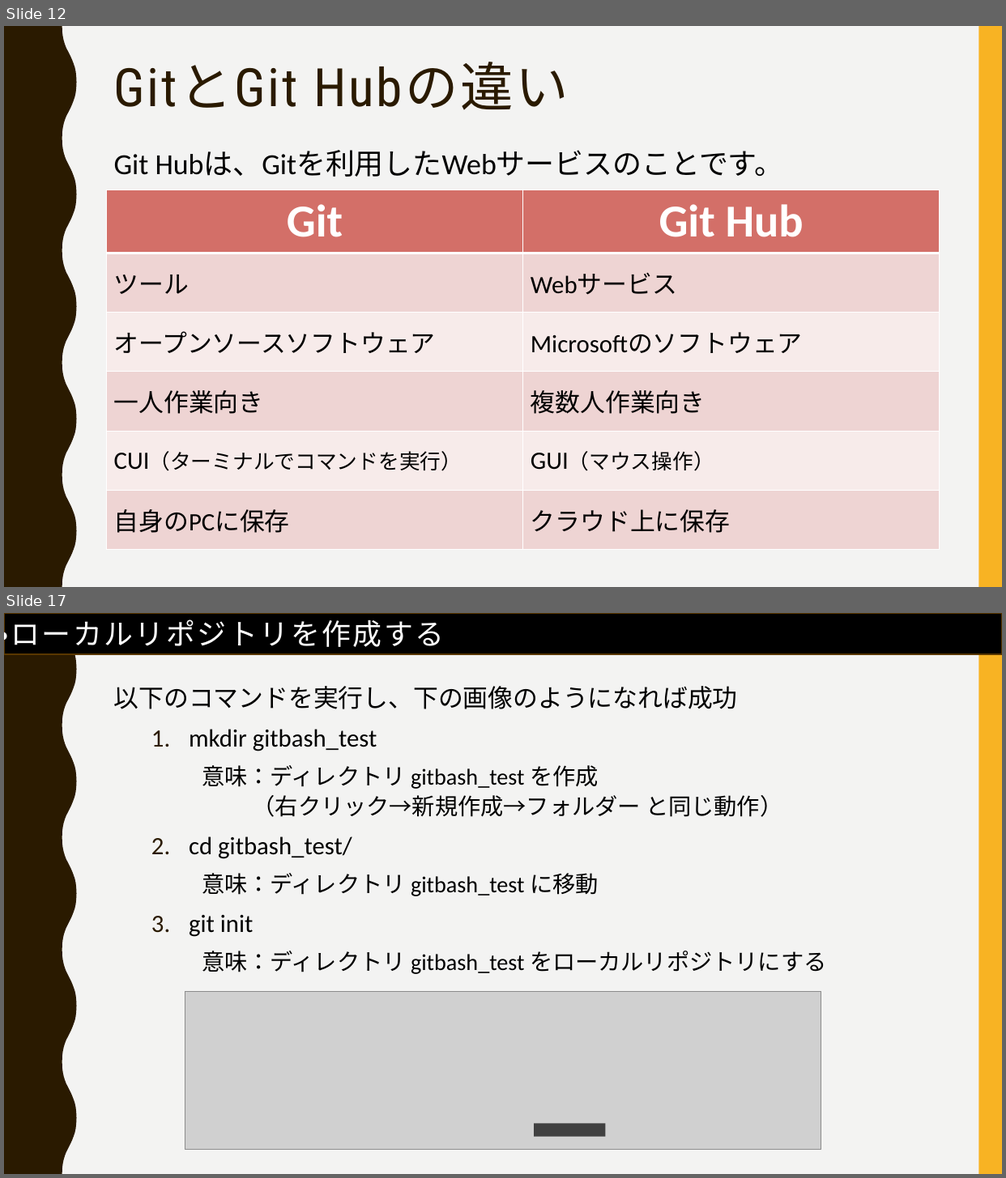
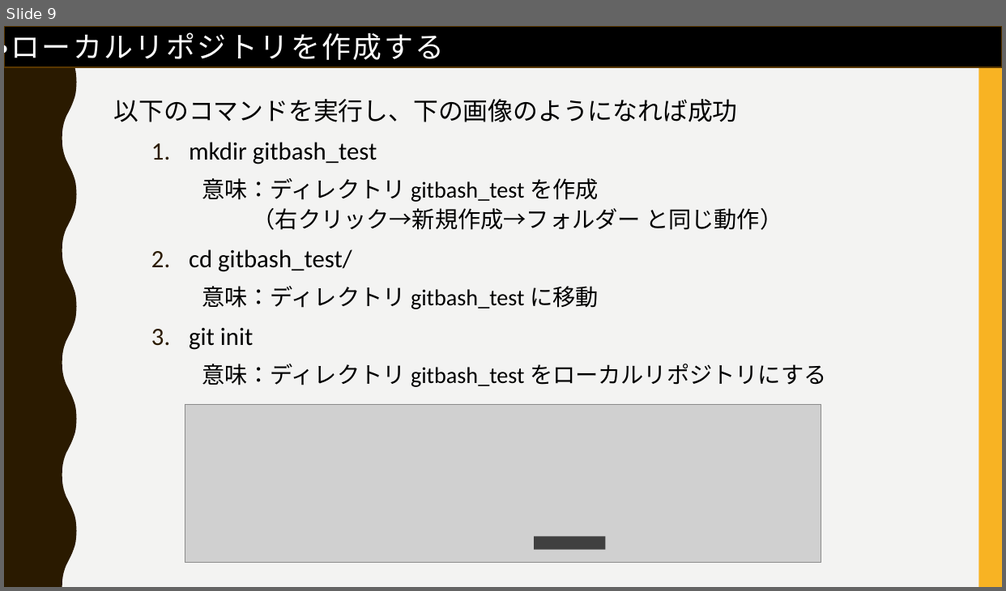
Before and after one commit to FIY24554/git_test, a slide deck: gitについて_松家.pptx. Shown one above the other, each under a label of ours: slides 12 and 17 before the commit, slide 9 after it; the slides between them are not shown. The pictures are 1006x1178 and 1006x591 pixels, drawn with LibreOffice and Linux fonts; fonts in the diff are those of the drawing; grey boxes stand for pictures. Boxes give left, top, right and bottom in pixels: in the first picture for what was removed or moved away, otherwise in the second. Text is boxed around its words. In the diff, an @@ line names an element or a change of style, - is before the commit and + after.

```diff
--- a/gitについて_松家.pptx
+++ b/gitについて_松家.pptx
@@ slide 12 removed at [4,26,1002,587], background #F3F3F2; not listed: 2 template elements that a slide beside it also shows @@
@@ title removed at [114,62,569,110] @@
-GitとGit Hubの違い
@@ text removed at [114,150,784,177] @@
-Git Hubは、Gitを利用したWebサービスのことです。
@@ table removed at [107,190,940,549], 6 rows, 2 columns @@
-Git | Git Hub
-ツール | Webサービス
-オープンソースソフトウェア | Microsoftのソフトウェア
-一人作業向き | 複数人作業向き
-CUI（ターミナルでコマンドを実行） | GUI（マウス操作）
-自身のPCに保存 | クラウド上に保存
@@ what was slide 17 is now slide 9 @@
```
Also in this commit, not shown: 4 slides changed, 8 slides added, 12 other slides removed.
